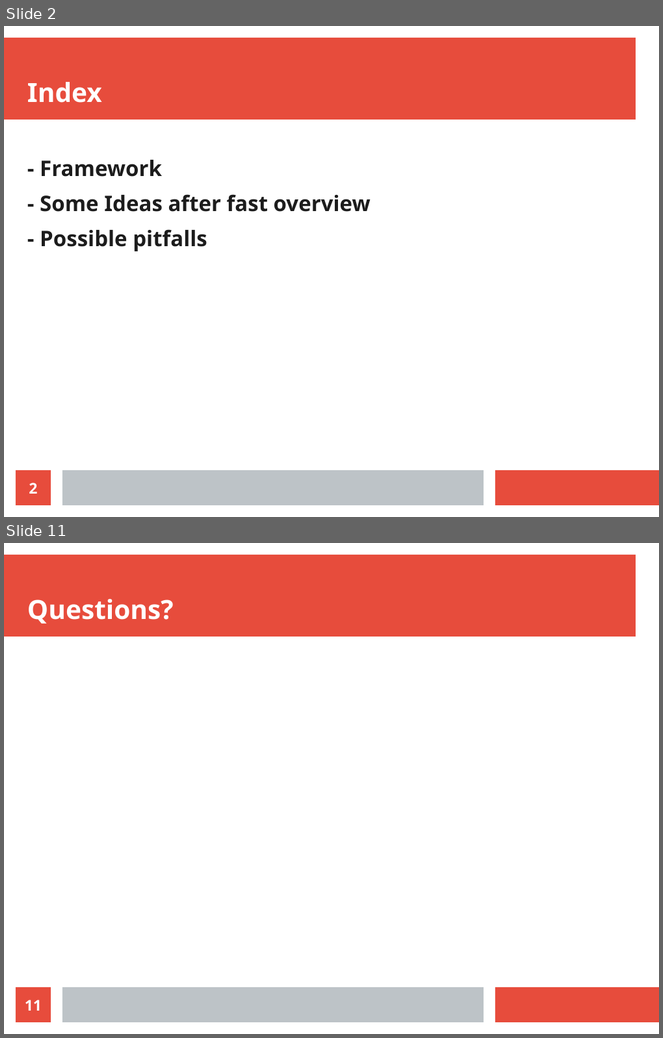
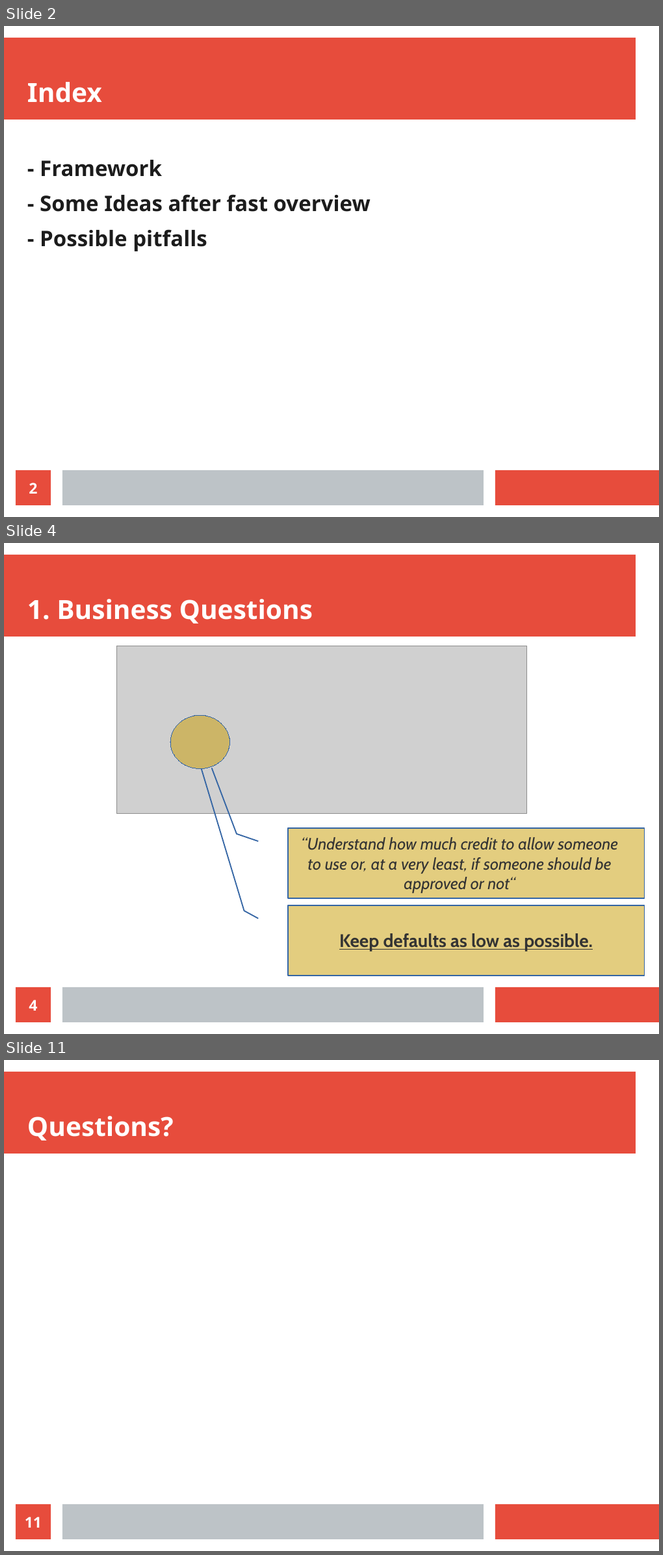
Before and after one commit to alefbenages/CrediOne, a slide deck: Presentation.odp. Shown one above the other, each under a label of ours: slides 2 and 11 before the commit, slides 2, 4 and 11 after it; the slides between them are not shown. The pictures are 663x1038 and 663x1555 pixels, drawn with LibreOffice and Linux fonts; fonts in the diff are those of the drawing; grey boxes stand for pictures. Boxes give left, top, right and bottom in pixels: in the first picture for what was removed or moved away, otherwise in the second. Text is boxed around its words. In the diff, an @@ line names an element or a change of style, - is before the commit and + after.

```diff
--- a/Presentation.odp
+++ b/Presentation.odp
@@ slide 4 added at box(4, 543, 659, 1034), background #FFFFFF; not listed: 3 template elements that a slide beside it also shows @@
@@ title added at box(27, 599, 313, 624), 32 pt, text #FFFFFF, bold @@
+1. Business Questions
@@ picture added at box(117, 646, 527, 813) @@
@@ ellipse added at box(170, 715, 230, 769), fill #C99C00 at 50% opacity, outline #3465A4 0 pt @@
@@ border callout added at box(288, 828, 645, 899), fill #C99C00 at 50% opacity, outline #3465A4 1.45 pt @@
@@ text added at box(301, 837, 618, 893), 20 pt, text #333333, italic @@
+“Understand how much credit to allow someone to use or, at a very least, if someone should be approved or not“
@@ border callout added at box(288, 906, 645, 976), fill #C99C00 at 50% opacity, outline #3465A4 1.45 pt, 22 pt, text #333333, bold, underline @@
+Keep defaults as low as possible.
@@ page number added at box(16, 988, 51, 1023), fill #E74C3C, 18 pt, text #FFFFFF, bold @@
+4
```
Also in this commit, not shown: 5 slides changed, 6 other slides added, 4 slides removed, 19 other files.
